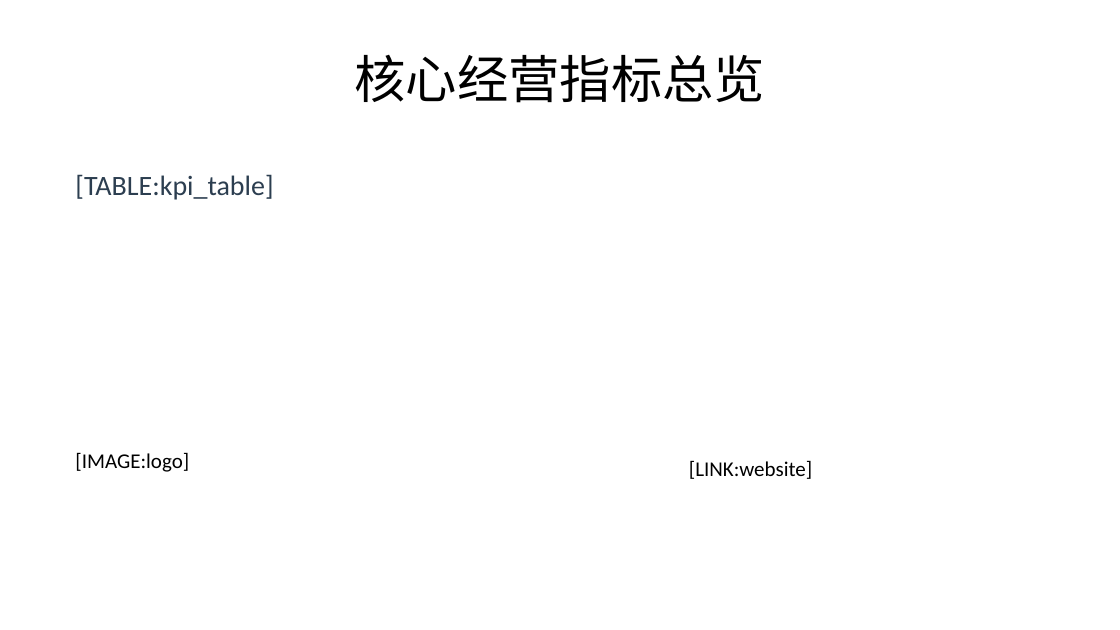
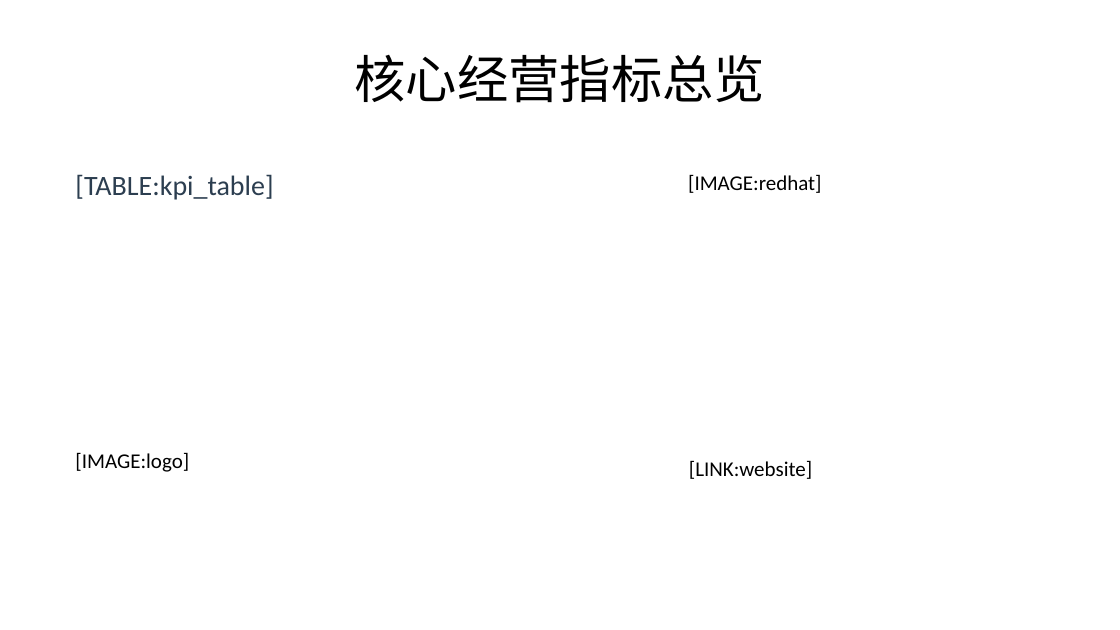
Before and after one commit to lijiahao1996/PPT-Automation, a slide deck: slide 3 of templates/报告模板.pptx. Drawn at 1120x630 pixels with LibreOffice and Linux fonts; fonts in the diff are those of the drawing. Boxes give left, top, right and bottom in pixels: in the first picture for what was removed or moved away, otherwise in the second. Text is boxed around its words. In the diff, an @@ line names an element or a change of style, - is before the commit and + after.

```diff
--- a/templates/报告模板.pptx
+++ b/templates/报告模板.pptx
@@ table added at box(680, 166, 933, 200), 1 rows, 1 columns @@
+[IMAGE:redhat]
```
Also in this commit, not shown: 1 slide added, 2 other files.
